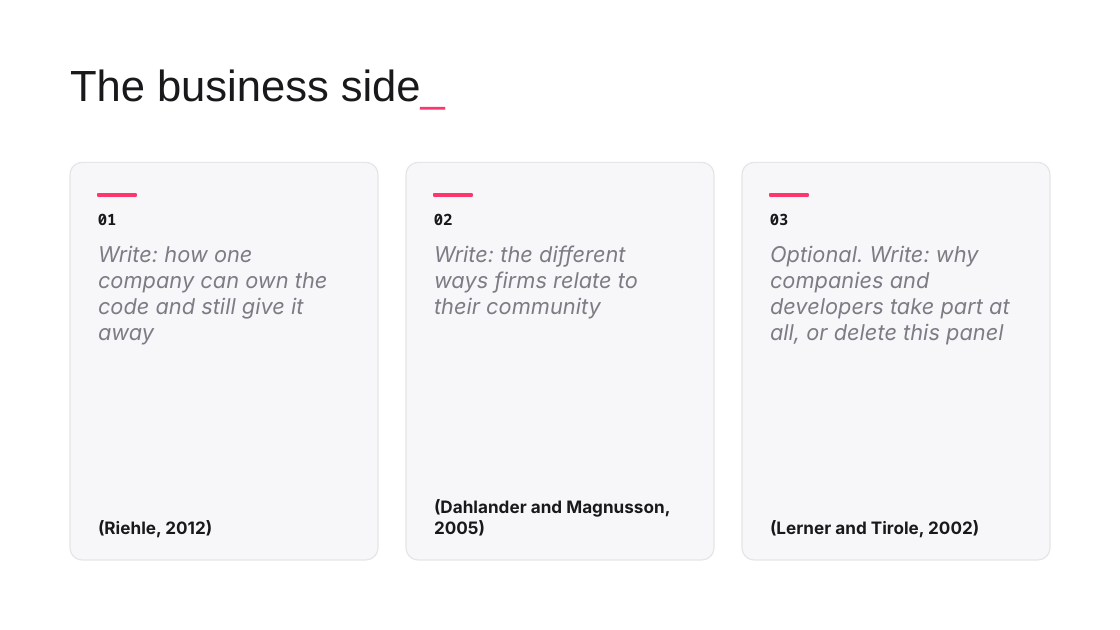
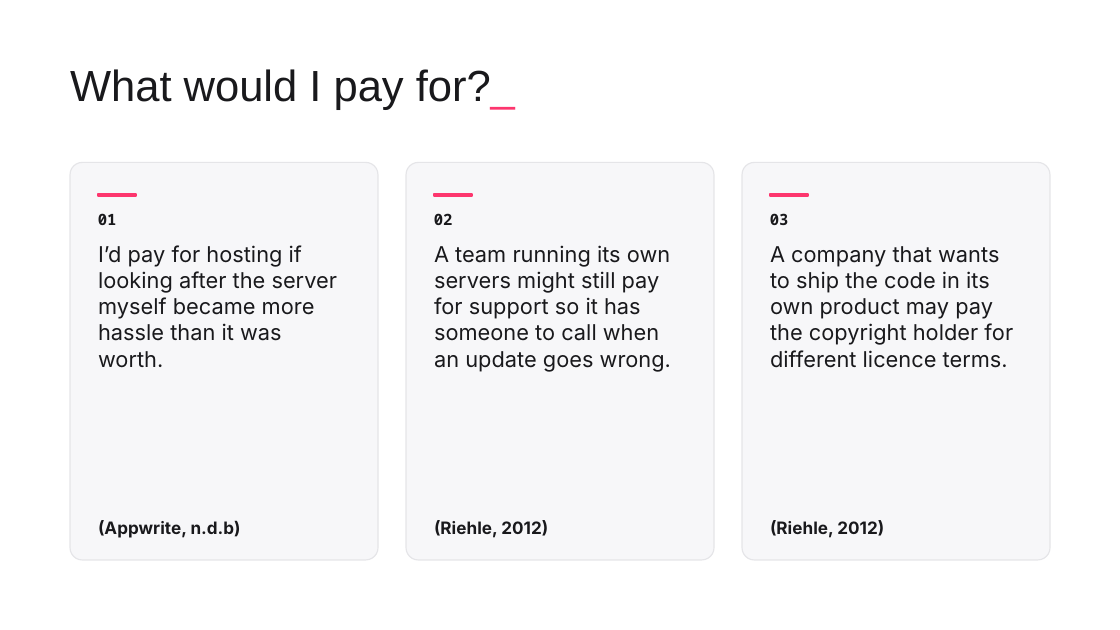
Before and after one commit to ChiragAgg5k/ul-university-notes, a slide deck: slide 3 of 2026-27/SEM1/CS5707 - SE Development Paradigms/Presentation/CS5707 Presentation - Chirag Aggarwal.pptx. Drawn at 1120x630 pixels with LibreOffice and Linux fonts; fonts in the diff are those of the drawing; background and template pictures are left out. Boxes give left, top, right and bottom in pixels: in the first picture for what was removed or moved away, otherwise in the second. Text is boxed around its words. In the diff, an @@ line names an element or a change of style, - is before the commit and + after.

```diff
--- a/2026-27/SEM1/CS5707 - SE Development Paradigms/Presentation/CS5707 Presentation - Chirag Aggarwal.pptx
+++ b/2026-27/SEM1/CS5707 - SE Development Paradigms/Presentation/CS5707 Presentation - Chirag Aggarwal.pptx
@@ title at box(70, 69, 515, 110): text changed @@
-The business side_
+What would I pay for?_
@@ text at box(98, 245, 338, 368): text changed; text colour #7C7C85 to #19191C; italic off @@
-Write: how one company can own the code and still give it away
+I’d pay for hosting if looking after the server myself became more hassle than it was worth.
@@ text at box(434, 245, 671, 372): text changed; text colour #7C7C85 to #19191C; italic off @@
-Write: the different ways firms relate to their community
+A team running its own servers might still pay for support so it has someone to call when an update goes wrong.
@@ text at box(770, 246, 1013, 368): text changed; text colour #7C7C85 to #19191C; italic off @@
-Optional. Write: why companies and developers take part at all, or delete this panel
+A company that wants to ship the code in its own product may pay the copyright holder for different licence terms.
@@ text at box(98, 520, 241, 538): text changed @@
-(Riehle, 2012)
+(Appwrite, n.d.b)
@@ text at box(434, 520, 548, 538): text changed @@
-(Dahlander and Magnusson, 2005)
+(Riehle, 2012)
@@ text at box(770, 520, 884, 538): text changed @@
-(Lerner and Tirole, 2002)
+(Riehle, 2012)
```
Also in this commit, not shown: 2 other slides changed, 2 slides added, 2 slides removed, 1 other file.
